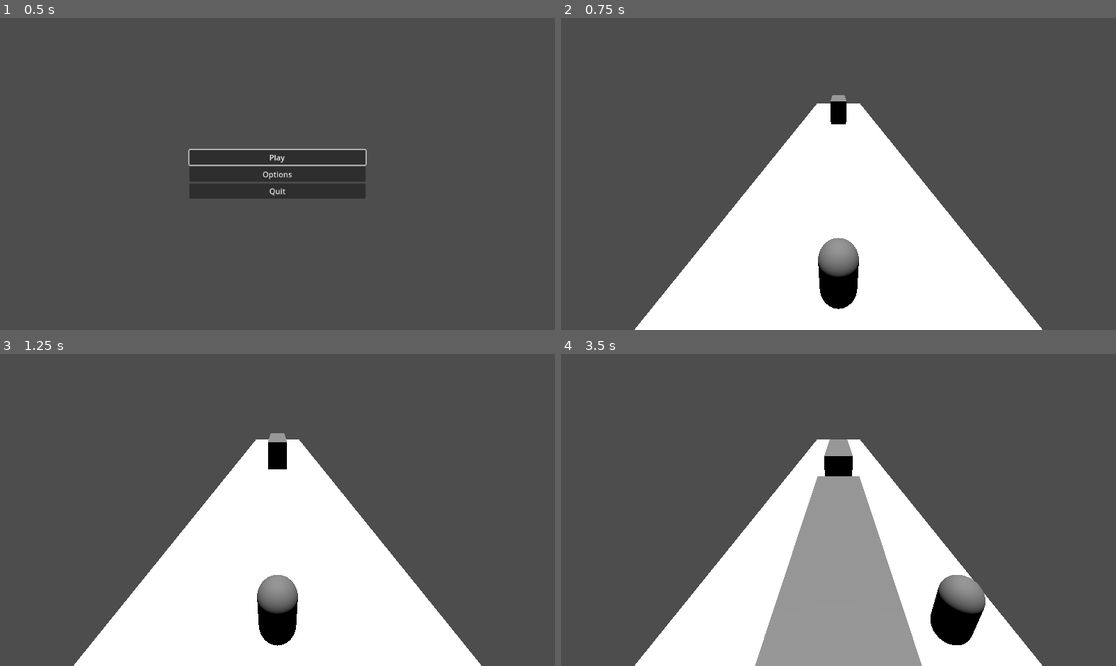
Above: before the commit, frames 1-4 (two rows, left to right).
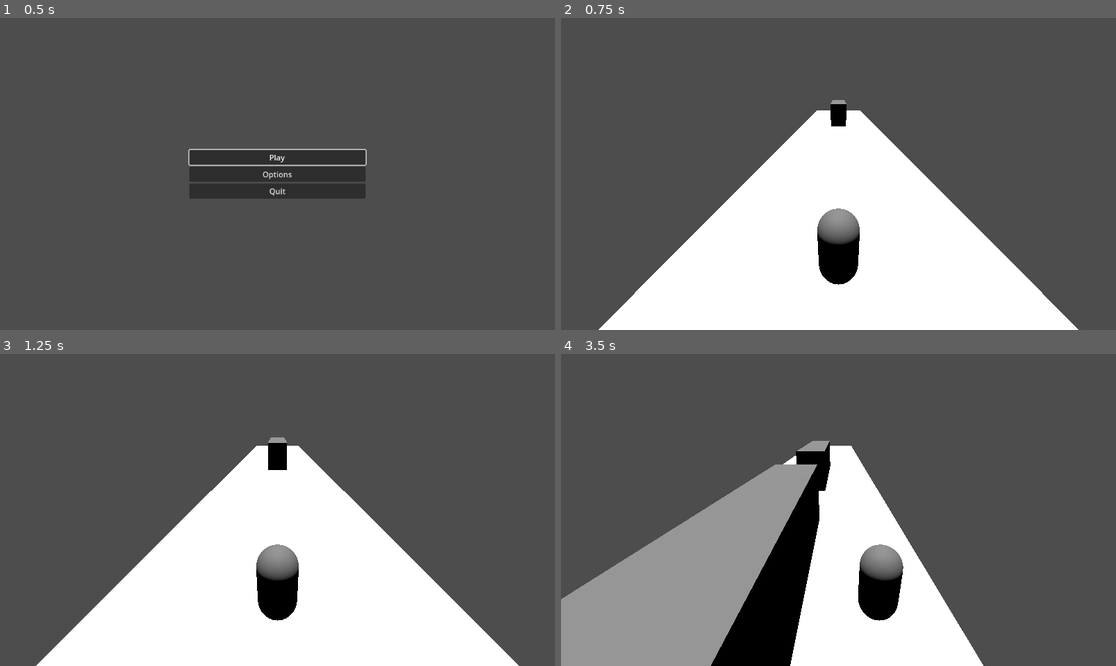
Above: after the commit, the same moments.

Repository: leoag3/projIndaGameLL
Game: Godot game, scene res://scenes/StartMenu.tscn
Two runs of this game, one before a commit and one after it. Both use one fixed random seed, a clock stepped at 60 frames per second and the inputs below.
Inputs:
- Up to frame 1 (0.5 s): no input
- Up to frame 2 (0.75 s): click "Play" at 0.5 s
- Up to frame 3 (1.25 s): no input
- Up to frame 4 (3.5 s): hold Right (ui_right) 1.28-2.03 s; hold Down (ui_down) 2.03-2.78 s; hold Right (ui_right) from 2.78 s (still down)

Frame 1 is identical in both runs. In frame 2, 6.3% of the frame differs, in the area x 6-94%, y 24-100%; in frame 3, 6.4%; in frame 4, 36%, in the area x 0-87%, y 27-100%.

Commit message:
make camera follow player smoothly

Diff:
--- /dev/null
+++ b/scenes/Camera scripts/camera_3d.gd
@@ -0,0 +1,21 @@
+extends Camera3D
+
+@export var player_path: NodePath  # Set this in the Inspector
+@export var follow_strength := 0.5  # How strongly it follows the player (0.0–1.0)
+@export var fixed_offset := Vector3(0, 5, 10)  # Position relative to player
+
+var player: Node3D
+
+func _ready():
+	player = get_node(player_path)
+
+func _process(delta):
+	if player == null:
+		return
+
+	# Calculate target position (follows X partially, Y and Z are fixed offsets)
+	var target_x = lerp(global_position.x / 2, player.global_position.x, follow_strength)
+	var target_y = player.global_position.y + fixed_offset.y
+	var target_z = player.global_position.z + fixed_offset.z
+
+	global_position = Vector3(target_x, target_y, target_z)
--- a/scenes/scene.tscn
+++ b/scenes/scene.tscn
@@ -1,10 +1,11 @@
-[gd_scene load_steps=11 format=3 uid="uid://c45kjfv7lfn47"]
+[gd_scene load_steps=12 format=3 uid="uid://c45kjfv7lfn47"]
 
 [ext_resource type="Script" uid="uid://cbknj1xk2qchv" path="res://Player/playerController.gd" id="1_1kc1q"]
 [ext_resource type="Script" uid="uid://blvj7i720ee3m" path="res://scenes/Menu scripts/sceneScript.gd" id="1_5fb3c"]
 [ext_resource type="AudioStream" uid="uid://bah6fscrpdadt" path="res://Audio/Music/SubMidgame.mp3" id="3_4msxo"]
 [ext_resource type="Script" uid="uid://b04fcomka30sb" path="res://ObstacleHandling/obstacle_manager.gd" id="4_u3cyc"]
 [ext_resource type="PackedScene" uid="uid://budws5d3f37jn" path="res://ObstacleHandling/obstacle.tscn" id="5_gjmho"]
+[ext_resource type="Script" uid="uid://bfyb5lbqbq0rg" path="res://scenes/Camera scripts/camera_3d.gd" id="6_t7and"]
 
 [sub_resource type="CapsuleMesh" id="CapsuleMesh_drvgu"]
 
@@ -45,9 +46,6 @@
 [node name="DirectionalLight3D" type="DirectionalLight3D" parent="."]
 transform = Transform3D(1, 0, 0, 0, -0.0142763, 0.999898, 0, -0.999898, -0.0142763, 1.54802, 4.49695, 1.13692)
 
-[node name="Camera3D" type="Camera3D" parent="."]
-transform = Transform3D(1, 0, 0, 0, 0.902526, 0.430637, 0, -0.430637, 0.902524, 0, 4.22934, 3.59983)
-
 [node name="AudioStreamPlayer" type="AudioStreamPlayer" parent="."]
 stream = ExtResource("3_4msxo")
 autoplay = true
@@ -56,3 +54,9 @@
 [node name="ObstacleManager" type="Node3D" parent="."]
 script = ExtResource("4_u3cyc")
 obstacle_scene = ExtResource("5_gjmho")
+
+[node name="Camera3D" type="Camera3D" parent="."]
+transform = Transform3D(1, 0, 0, 0, 0.922194, 0.386727, 0, -0.386727, 0.922194, 0, 0, 0)
+script = ExtResource("6_t7and")
+player_path = NodePath("../Player")
+fixed_offset = Vector3(0, 3.571, 3.905)
Not shown, added: scenes/Camera scripts/camera_3d.gd.uid
